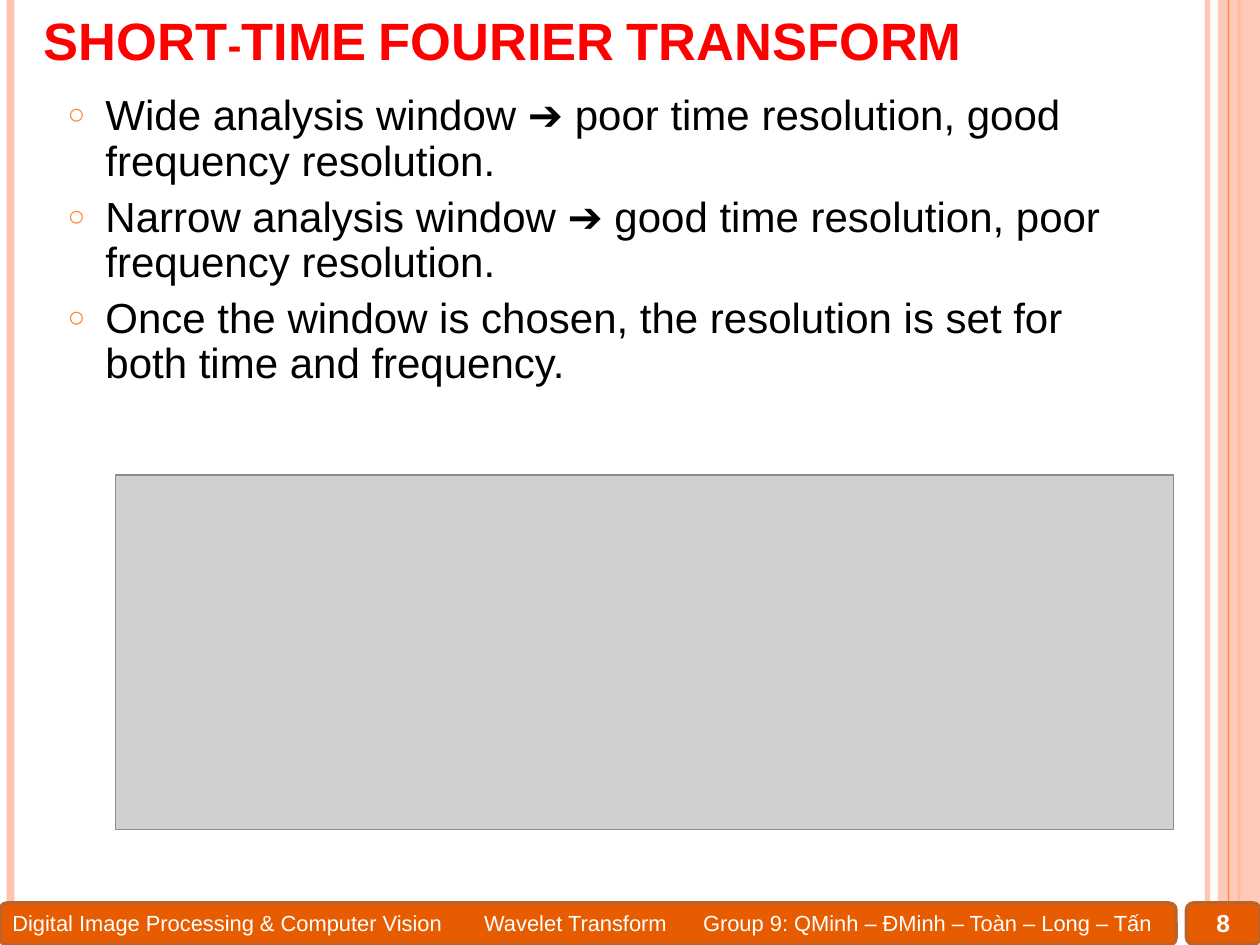
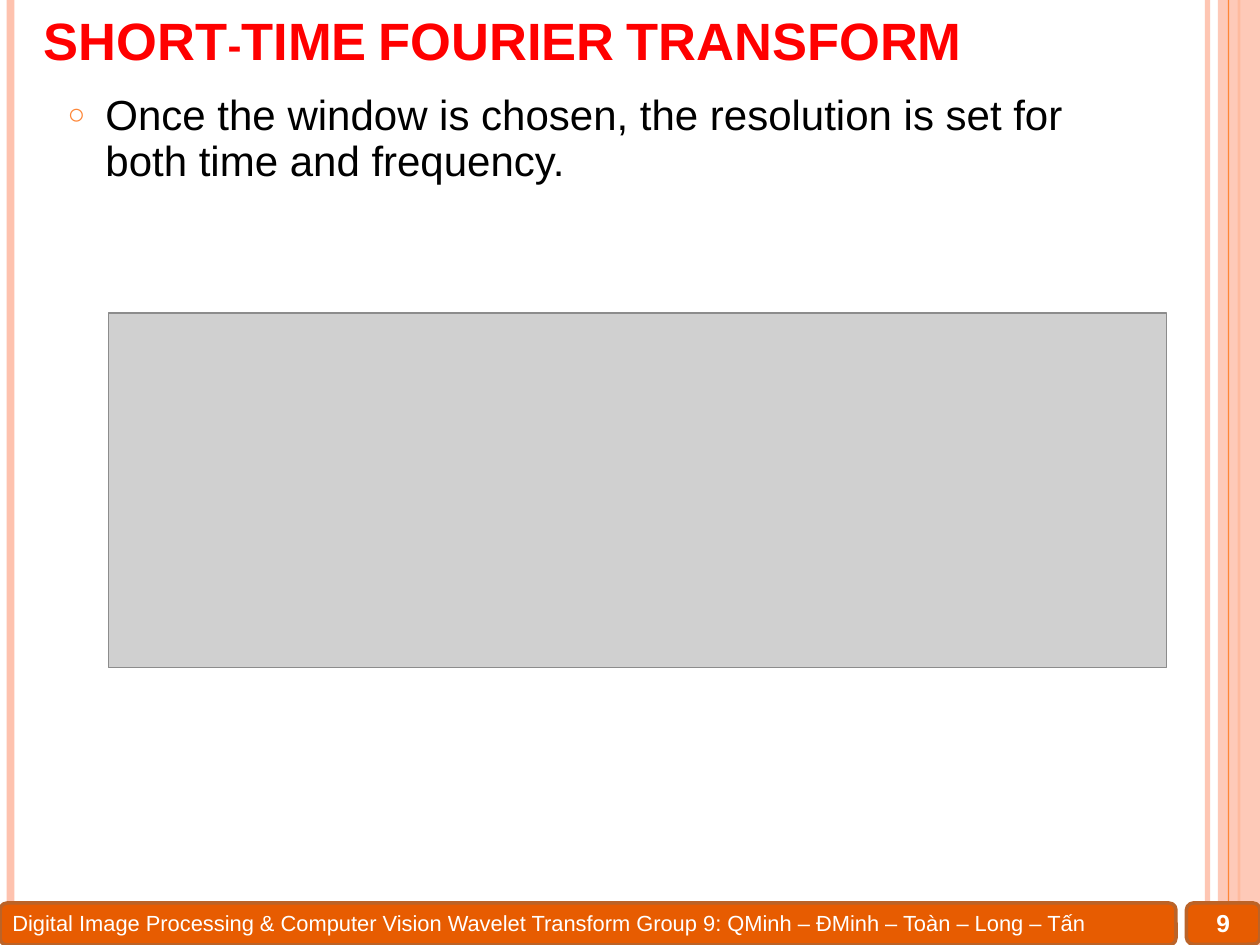
Before and after one commit to Alex7Huynh/dip-g9, a slide deck: slide 9 of 6. PPT/Wavelet transform.pptx (slide 8 before the commit). Drawn at 1260x945 pixels with LibreOffice and Linux fonts; fonts in the diff are those of the drawing; grey boxes stand for pictures. Boxes give left, top, right and bottom in pixels: in the first picture for what was removed or moved away, otherwise in the second. Text is boxed around its words. In the diff, an @@ line names an element or a change of style, - is before the commit and + after.

```diff
--- a/6. PPT/Wavelet transform.pptx
+++ b/6. PPT/Wavelet transform.pptx
@@ text at <box>105,99,1100,285</box>: paragraphs removed @@
-○ Wide analysis window ➔ poor time resolution, good frequency resolution.
-○ Narrow analysis window ➔ good time resolution, poor frequency resolution.
@@ picture: place and size @@
-picture at <box>116,475,1174,829</box>
+picture at <box>108,312,1167,667</box>
@@ text "Digital Image Processing & Computer ..." rewrapped from <box>12,914,1152,935</box> to <box>12,914,1085,935</box> @@
@@ page number at <box>1216,915,1230,933</box>: text changed @@
-8
+9
```
Also in this commit, not shown: 20 other slides changed, 12 slides added, 17 slides removed, 1 other file.
